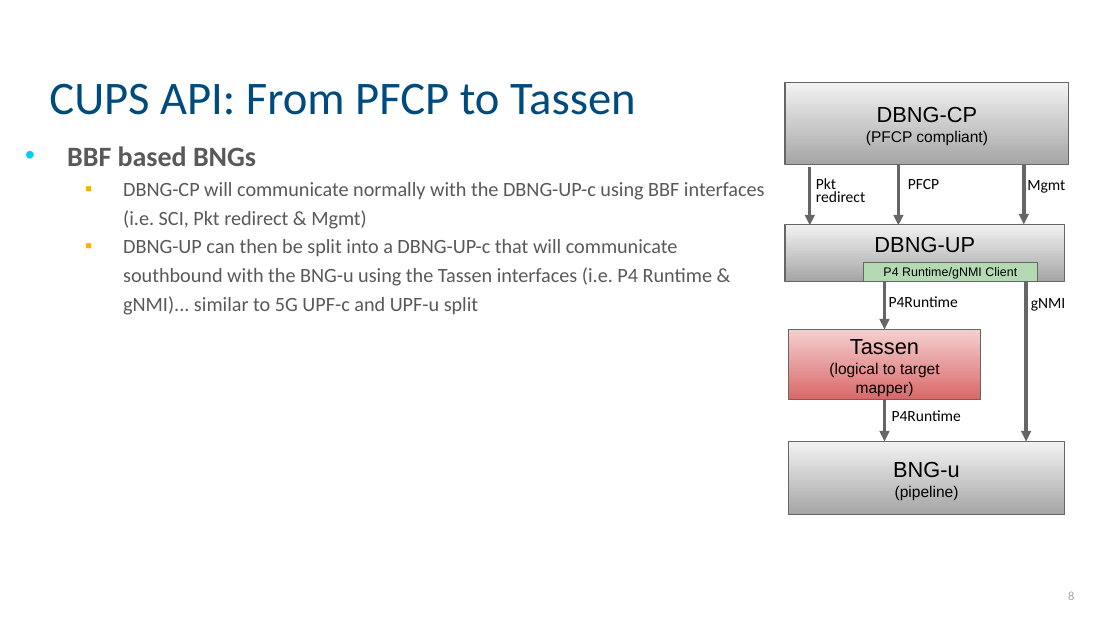
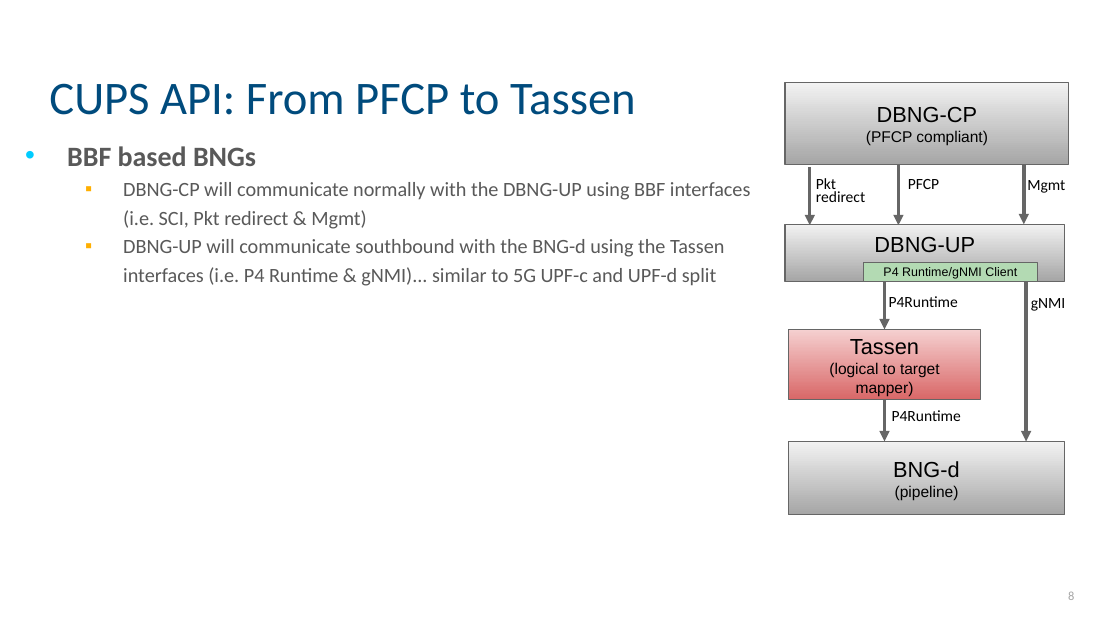
Before and after one commit to opennetworkinglab/tassen, a slide deck: slide 8 of docs/whitepaper/imgsrc/whitepaper_diagrams.pptx. Drawn at 1120x630 pixels with LibreOffice and Linux fonts; fonts in the diff are those of the drawing; background and template pictures are left out. Boxes give left, top, right and bottom in pixels: in the first picture for what was removed or moved away, otherwise in the second. Text is boxed around its words. In the diff, an @@ line names an element or a change of style, - is before the commit and + after.

```diff
--- a/docs/whitepaper/imgsrc/whitepaper_diagrams.pptx
+++ b/docs/whitepaper/imgsrc/whitepaper_diagrams.pptx
@@ text at [123, 182, 751, 286]: text changed @@
-  ▪ DBNG-CP will communicate normally with the DBNG-UP-c using BBF interfaces (i.e. SCI, Pkt redirect & Mgmt)
-  ▪ DBNG-UP can then be split into a DBNG-UP-c that will communicate southbound with the BNG-u using the Tassen interfaces (i.e. P4 Runtime & gNMI)... similar to 5G UPF-c and UPF-u split
+  ▪ DBNG-CP will communicate normally with the DBNG-UP using BBF interfaces (i.e. SCI, Pkt redirect & Mgmt)
+  ▪ DBNG-UP will communicate southbound with the BNG-d using the Tassen interfaces (i.e. P4 Runtime & gNMI)... similar to 5G UPF-c and UPF-d split
@@ text in rectangle at [893, 461, 960, 477]: text changed @@
-BNG-u
+BNG-d
```
Also in this commit, not shown: 1 other slide changed, 3 other files.
